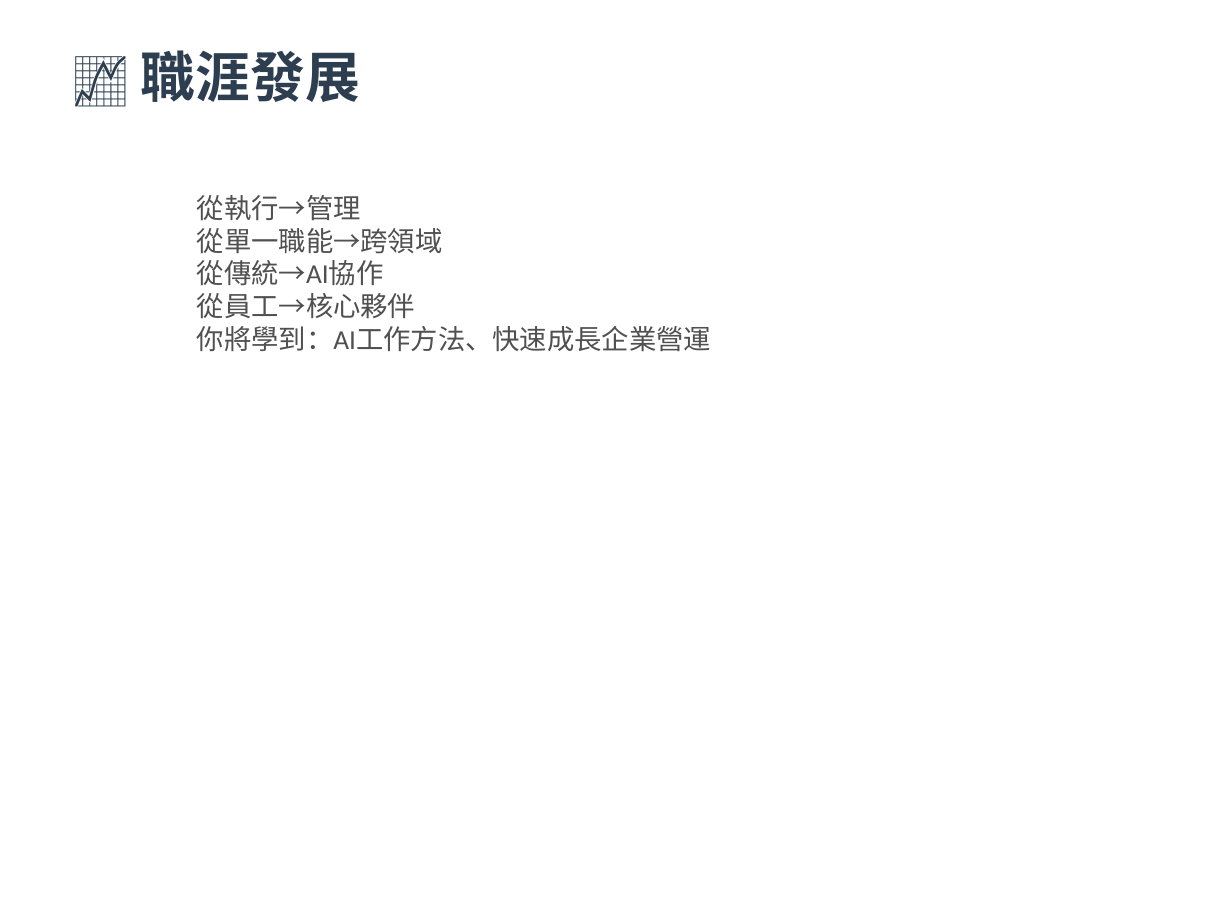
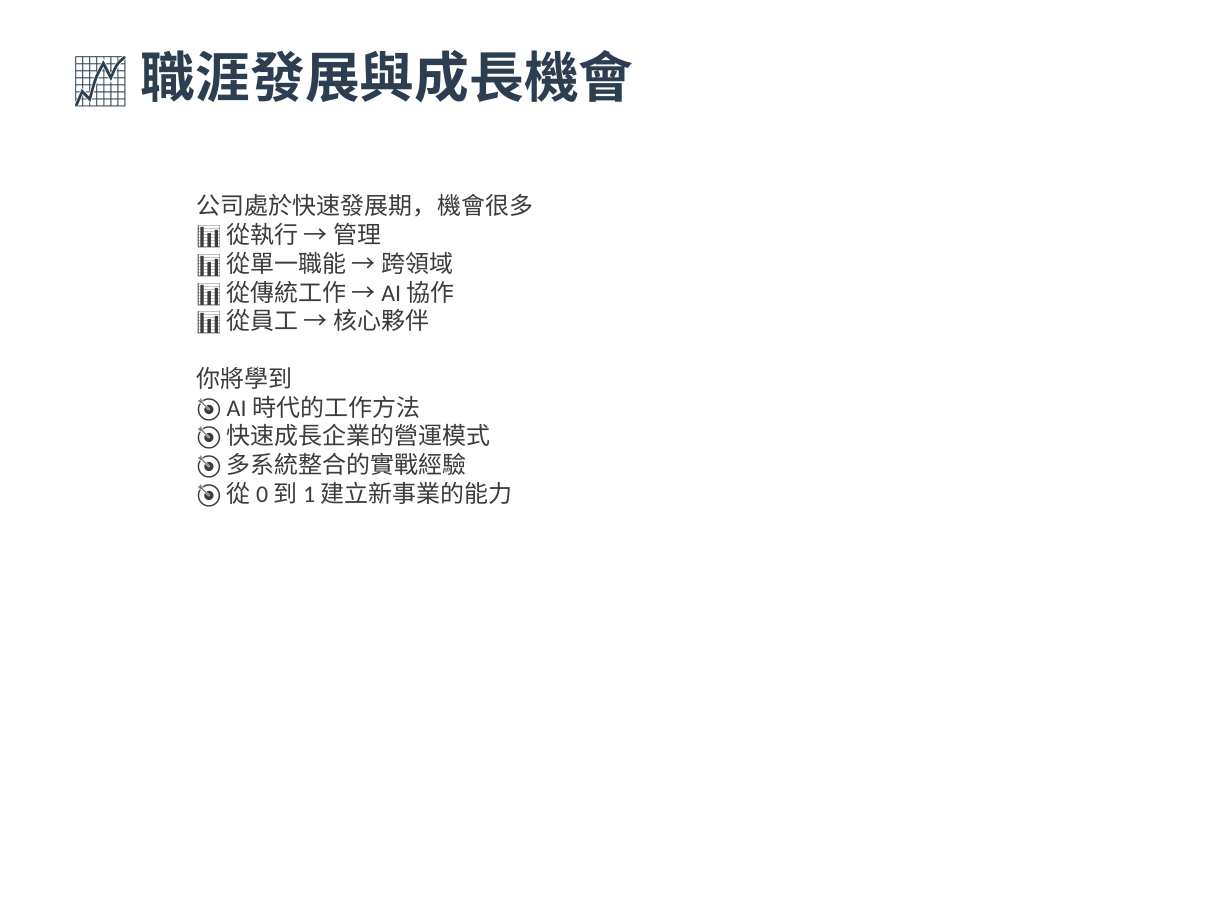
Before and after one commit to ken0900101318-beep/company-training, a slide deck: slide 21 of 遊戲家新人教育訓練（完整版 v2.1 - 24張）.pptx. Drawn at 1232x924 pixels with LibreOffice and Linux fonts; fonts in the diff are those of the drawing. Boxes give left, top, right and bottom in pixels: in the first picture for what was removed or moved away, otherwise in the second. Text is boxed around its words. In the diff, an @@ line names an element or a change of style, - is before the commit and + after.

```diff
--- a/遊戲家新人教育訓練（完整版 v2.1 - 24張）.pptx
+++ b/遊戲家新人教育訓練（完整版 v2.1 - 24張）.pptx
@@ text at [141, 50, 634, 103]: text changed @@
-📈 職涯發展
+📈 職涯發展與成長機會
@@ text at [197, 194, 533, 504]: text changed; size 16 to 14 pt; text colour #505050 to #3C3C3C @@
-從執行→管理
-從單一職能→跨領域
-從傳統→AI協作
-從員工→核心夥伴
-你將學到：AI工作方法、快速成長企業營運
+公司處於快速發展期，機會很多
+📊 從執行 → 管理
+📊 從單一職能 → 跨領域
+📊 從傳統工作 → AI 協作
+📊 從員工 → 核心夥伴
+你將學到
+🎯 AI 時代的工作方法
+🎯 快速成長企業的營運模式
+🎯 多系統整合的實戰經驗
+🎯 從 0 到 1 建立新事業的能力
```
Also in this commit, not shown: 22 other slides changed.
